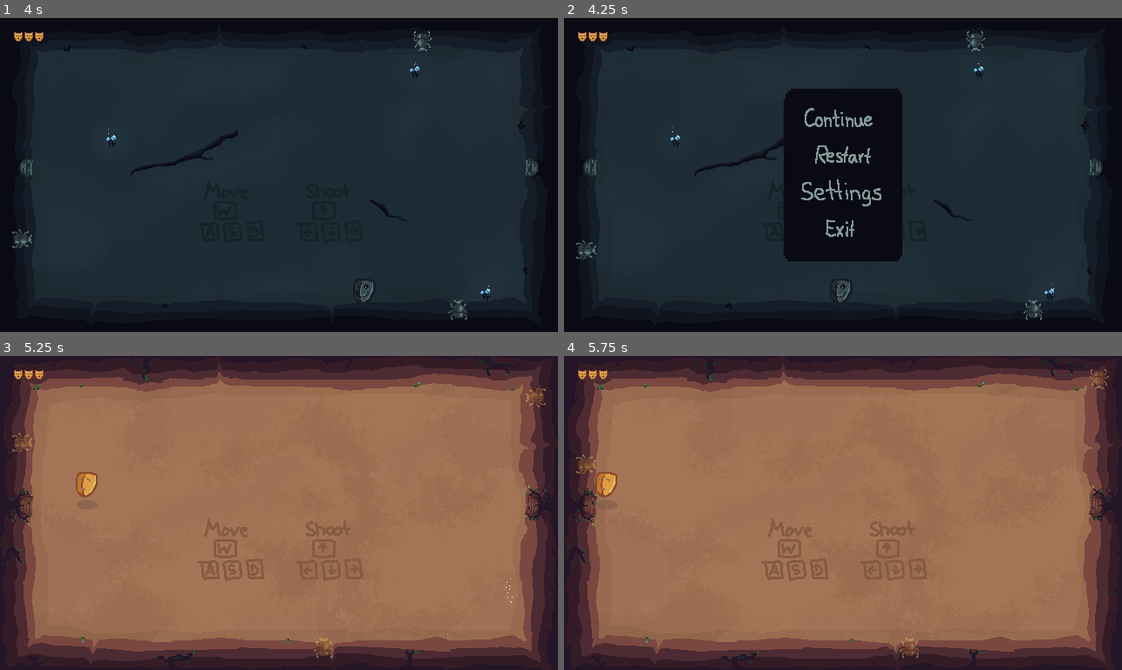
Above: before the commit, frames 1-4 (two rows, left to right).
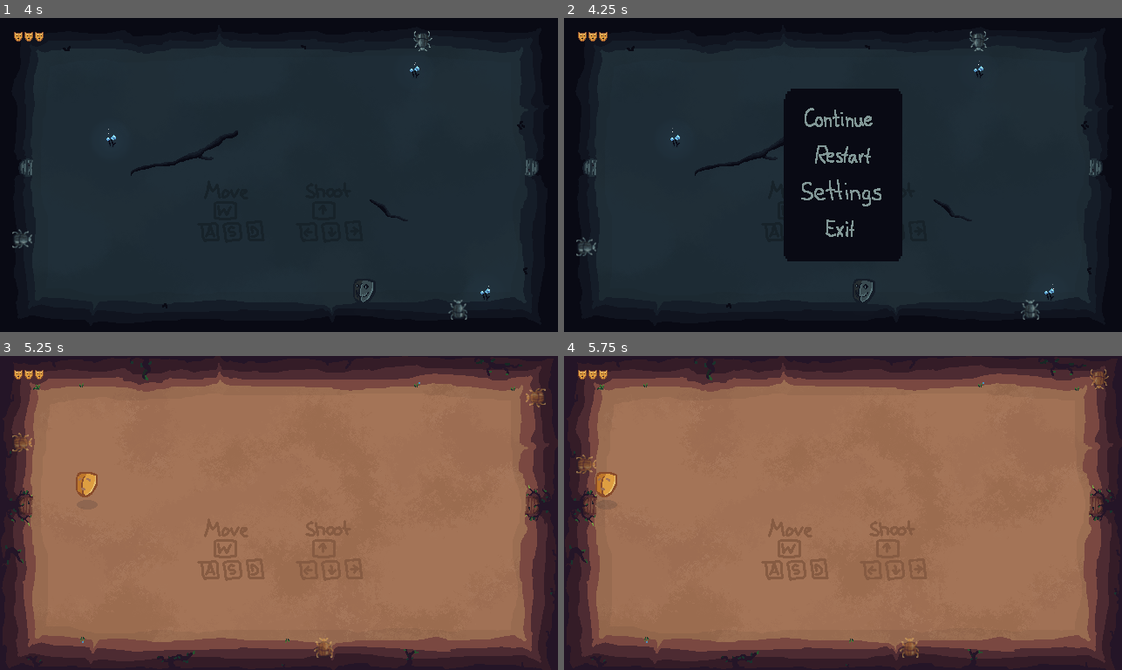
Above: after the commit, the same moments.

Repository: MarcelBlasius/Global-Game-Jam-2026
Game: Godot game, scene res://scenes/main_scene.tscn
Same seed, same stepped clock (60 frames per second), same inputs: the game is played once before the commit and once after it.
Inputs (mouse positions are in pixels of both pictures, inside the frame that each line leads up to):
- Up to frame 1 (4 s): tap Enter at 0.5 s; move the mouse to (401, 159) at 0.52 s; hold D (right) 0.53-1.28 s; tap Shift at 0.6, 2.1, 3.6 s; click (401, 159) at 0.67 s; move the mouse to (167, 190) at 1.27 s; hold S (down) 1.28-2.03 s; tap Ctrl at 1.35, 2.85 s; move the mouse to (334, 105) at 2.02 s; hold D (right) 2.03-2.78 s; move the mouse to (251, 237) at 2.77 s; hold Up (shoot up) 2.78-3.53 s; click (251, 237) at 2.92 s; move the mouse to (446, 222) at 3.52 s; hold A (left) from 3.53 s (still down)
- Up to frame 2 (4.25 s): keep holding A (left); tap Escape (close_menu) at 4.15 s
- Up to frame 3 (5.25 s): release A (left) at 4.25 s; click (279, 494) at 4.25 s; move the mouse to (111, 465) at 5.02 s; hold A (left) from 5.03 s (still down); tap Ctrl at 5.1 s
- Up to frame 4 (5.75 s): keep holding A (left)

Frame 1 is identical in both runs. In frame 2, 0.6% of the frame differs, in the area x 2-88%, y 4-97%; in frame 3, less than 0.1%; in frame 4, nothing differs.

Commit message:
puase game

Diff:
--- a/spectra/scenes/silas/game_menu.tscn
+++ b/spectra/scenes/silas/game_menu.tscn
@@ -13,6 +13,7 @@
 [ext_resource type="Texture2D" uid="uid://c6vtrlaei2hpi" path="res://ressources/atlas_textures/game_menu/background.tres" id="10_aigmv"]
 
 [node name="GameMenu" type="Control" unique_id=1060992188]
+process_mode = 3
 layout_mode = 3
 anchors_preset = 15
 anchor_right = 1.0
--- a/spectra/scripts/game_menu.gd
+++ b/spectra/scripts/game_menu.gd
@@ -7,9 +7,11 @@
 
 func open() -> void:
 	window.show()
+	get_tree().paused = true
 
 func close() -> void:
 	window.hide()
+	get_tree().paused = false
 
 func _input(event: InputEvent) -> void:
 	if (event.is_action_pressed("open_menu") && !window.visible):
@@ -21,10 +23,12 @@
 	close()
 
 func _on_button_restart_pressed() -> void:
+	close()
 	get_tree().change_scene_to_file("res://scenes/main_scene.tscn")
 
 func _on_button_settings_pressed() -> void:
 	pass # Replace with function body.
 
 func _on_button_exit_pressed() -> void:
+	close()
 	get_tree().change_scene_to_file("res://scenes/silas/main_menu.tscn")
